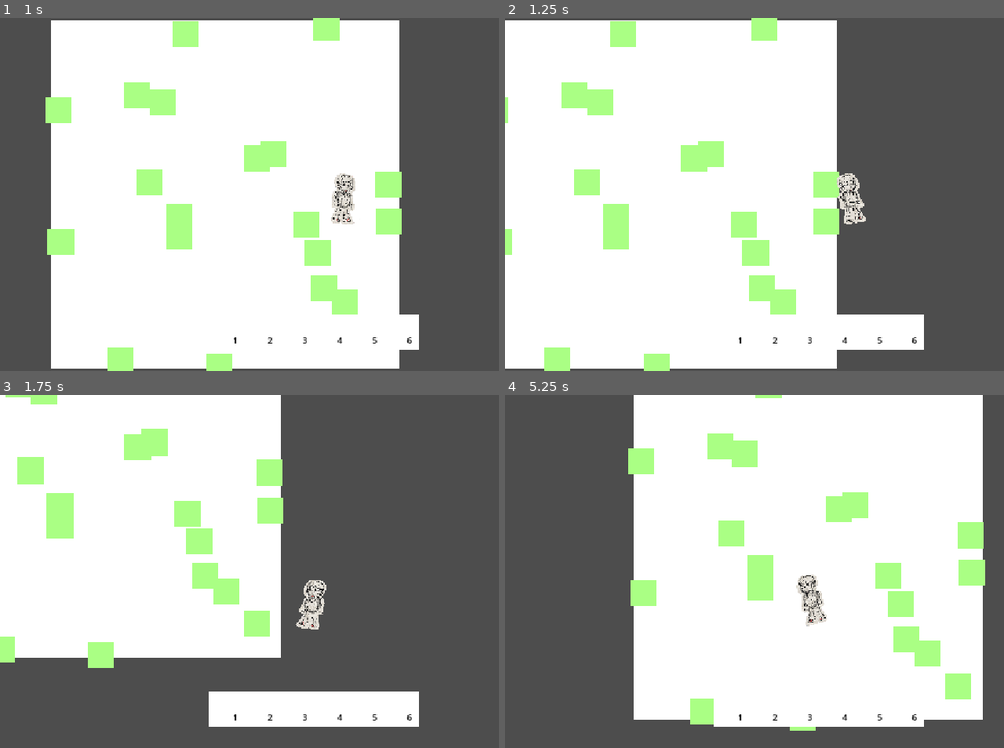
Above: before the commit, frames 1-4 (two rows, left to right).
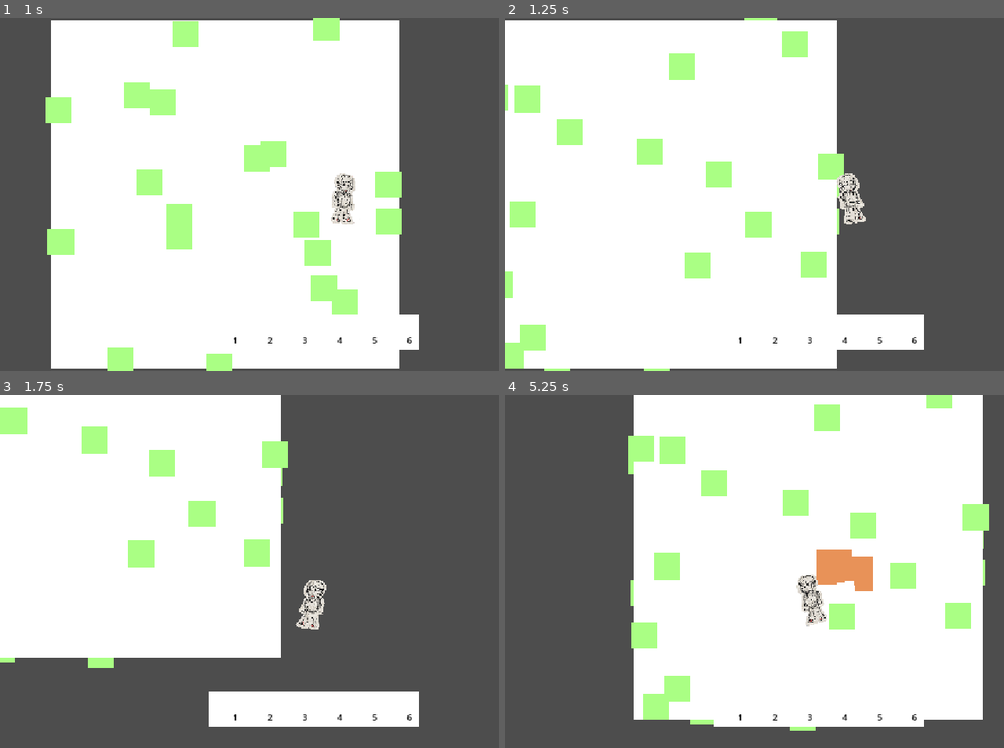
Above: after the commit, the same moments.

Repository: Duckwastakon/brackeysJam
Game: Godot game, scene res://animals/scene/map.tscn
Same seed, same stepped clock (60 frames per second), same inputs: the game is played once before the commit and once after it. The project has no main scene, so this scene is started directly.
Inputs (mouse positions are in pixels of both pictures, inside the frame that each line leads up to):
- Up to frame 1 (1 s): tap Enter at 0.5 s; move the mouse to (454, 176) at 0.52 s; hold D (right) from 0.53 s (still down); tap 1 (1) at 0.6 s; click (454, 176) at 0.67 s; tap 2 (2) at 0.8 s
- Up to frame 2 (1.25 s): keep holding D (right)
- Up to frame 3 (1.75 s): move the mouse to (189, 589) at 1.27 s; release D (right) at 1.28 s; hold S (down) from 1.28 s (still down); tap 2 (2) at 1.35 s; tap 4 (4) at 1.55 s
- Up to frame 4 (5.25 s): move the mouse to (879, 493) at 2.02 s; release S (down) at 2.03 s; hold D (right) 2.03-2.78 s; tap 4 (4) at 2.1 s; tap 5 (5) at 2.3, 2.85 s; move the mouse to (789, 642) at 2.77 s; hold W (up) 2.78-3.53 s; click (789, 642) at 2.92 s; tap 6 (6) at 3.05, 3.6 s; move the mouse to (outside the picture) at 3.52 s; hold A (left) 3.53-5.03 s; tap Q (q) at 3.8, 4.35 s; move the mouse to (629, 518) at 4.27 s; tap 1 (1) at 4.55, 5.1 s; move the mouse to (849, 571) at 5.02 s; hold S (down) from 5.03 s (still down); click (849, 571) at 5.17 s

Frame 1 is identical in both runs. In frame 2, 10% of the frame differs, in the area x 0-68%, y 0-100%; in frame 3, 7.1%; in frame 4, 12%, in the area x 24-98%, y 0-92%.
Error in both runs: Invalid access to property or key 'damage' on a base object of type 'Area2D'. (res://player/attacking_controller.gd:38)

Commit message:
started generation

Diff:
--- a/animals/scene/map.gd
+++ b/animals/scene/map.gd
@@ -1,14 +1,22 @@
 extends Node2D
 @onready var square = $background
-@onready var tile = $tile
+@onready var tile = $background/tile
 @onready var rec = $resource
 @onready var player = $player
 @onready var area = $background/body
 
+var inOne = false; var inTwo = false;var inThree = false; var inFour =false;var inFive = false; var inSix = false;  var inSeven = false; var inEight = false
 
 var newTile = tile
 var newRec = rec
 var newBack  ; var newCArea = area
+var first = true
+var sqPosition = Vector2(0.0, 0.0)
+var CurrentsqPosition = Vector2(0.0, 0.0)
+
+var tilePosition = Vector2(0.0, 0.0)
+var currentPosition = Vector2(0.0, 0.0)
+
 
 var number = []
 var chunk = []
@@ -17,15 +25,39 @@
 
 # Called when the node enters the scene tree for the first time.
 func _ready() -> void:
+	first = true
 	generate()
-	generateRec()
 	currentChunk =  chunk[0]
 
 func generate():
+
+	if first:
+		first = false
+	else:
+		if inOne:
+			pass
+		elif inTwo:
+			pass
+		elif inThree:
+			pass
+		elif inFour:
+			pass
+		elif inFive:
+			pass
+		elif inSix :
+			pass
+		elif inSeven:
+			sqPosition = Vector2(CurrentsqPosition.x-640, CurrentsqPosition.y)
+		else:
+			pass
+
+
 	newBack = square.duplicate() # needs reworking when addingh get s added
+	newBack.position = sqPosition
 	chunk.append(newBack)
 	add_child(newBack)
 	print(square.position) # square starting position
+	CurrentsqPosition = sqPosition
 
 	for o in 10:
 		var n = o*64
@@ -35,6 +67,8 @@
 			newTile.position = Vector2(a, n)
 			add_child(newTile)
 			number.append(newTile)
+
+	generateRec()
 
 func generateRec():
 	for i in 100:
@@ -49,10 +83,37 @@
 	pass
 
 
-func _on_load_body_exited(body: Node2D) -> void:
+func _on_load_body_exited(body: Node2D) -> void: # when exited big guy
 	var place = player.global_position
 	print(place)
+	generate()
 
 
-func _on_body_body_entered(body: Node2D) -> void:
-	pass
+func _on_one_body_entered(body: Node2D) -> void:
+	inOne = true;
+	inTwo = false; inThree = false; inFour = false; inFive = false; inSix = false ;inSeven = false; inEight = false
+func _on_two_body_entered(body: Node2D) -> void:
+	inTwo = true
+	inOne = false; inThree = false; inFour = false; inFive = false; inSix = false ;inSeven = false; inEight = false
+func _on_three_body_entered(body: Node2D) -> void:
+	inThree = true
+	inTwo = false; inOne = false; inFour = false; inFive = false; inSix = false ;inSeven = false; inEight = false
+func _on_four_body_entered(body: Node2D) -> void:
+	inFour = true
+	inTwo = false; inThree = false; inOne = false; inFive = false; inSix = false ;inSeven = false; inEight = false
+
+func _on_five_body_entered(body: Node2D) -> void:
+	inFive = true
+	inTwo = false; inThree = false; inFour = false; inOne = false; inSix = false ;inSeven = false; inEight = false
+
+func _on_six_body_entered(body: Node2D) -> void:
+	inSix = true
+	inTwo = false; inThree = false; inFour = false; inFive = false; inOne = false ;inSeven = false; inEight = false
+
+func _on_seven_body_entered(body: Node2D) -> void:
+	inSeven = true
+	inTwo = false; inThree = false; inFour = false; inFive = false; inSix = false ;inOne = false; inEight = false
+
+func _on_eight_body_entered(body: Node2D) -> void:
+	inEight = true
+	inTwo = false; inThree = false; inFour = false; inFive = false; inSix = false ;inSeven = false; inOne = false
--- a/animals/scene/map.tscn
+++ b/animals/scene/map.tscn
@@ -8,7 +8,7 @@
 size = Vector2(640, 640)
 
 [sub_resource type="CircleShape2D" id="CircleShape2D_v01jy"]
-radius = 291.10995
+radius = 280.01608
 
 [sub_resource type="RectangleShape2D" id="RectangleShape2D_1h7af"]
 size = Vector2(211.65, 210.65)
@@ -86,7 +86,8 @@
 position = Vector2(952, -371)
 shape = SubResource("RectangleShape2D_1h7af")
 
-[node name="tile" type="ColorRect" parent="." unique_id=495648281]
+[node name="tile" type="ColorRect" parent="background" unique_id=495648281]
+layout_mode = 0
 offset_right = 64.0
 offset_bottom = 64.0
 
@@ -99,3 +100,11 @@
 
 [connection signal="body_entered" from="background/body" to="." method="_on_body_body_entered"]
 [connection signal="body_exited" from="background/load" to="." method="_on_load_body_exited"]
+[connection signal="body_entered" from="background/one" to="." method="_on_one_body_entered"]
+[connection signal="body_entered" from="background/two" to="." method="_on_two_body_entered"]
+[connection signal="body_entered" from="background/three" to="." method="_on_three_body_entered"]
+[connection signal="body_entered" from="background/four" to="." method="_on_four_body_entered"]
+[connection signal="body_entered" from="background/five" to="." method="_on_five_body_entered"]
+[connection signal="body_entered" from="background/six" to="." method="_on_six_body_entered"]
+[connection signal="body_entered" from="background/seven" to="." method="_on_seven_body_entered"]
+[connection signal="body_entered" from="background/eight" to="." method="_on_eight_body_entered"]
